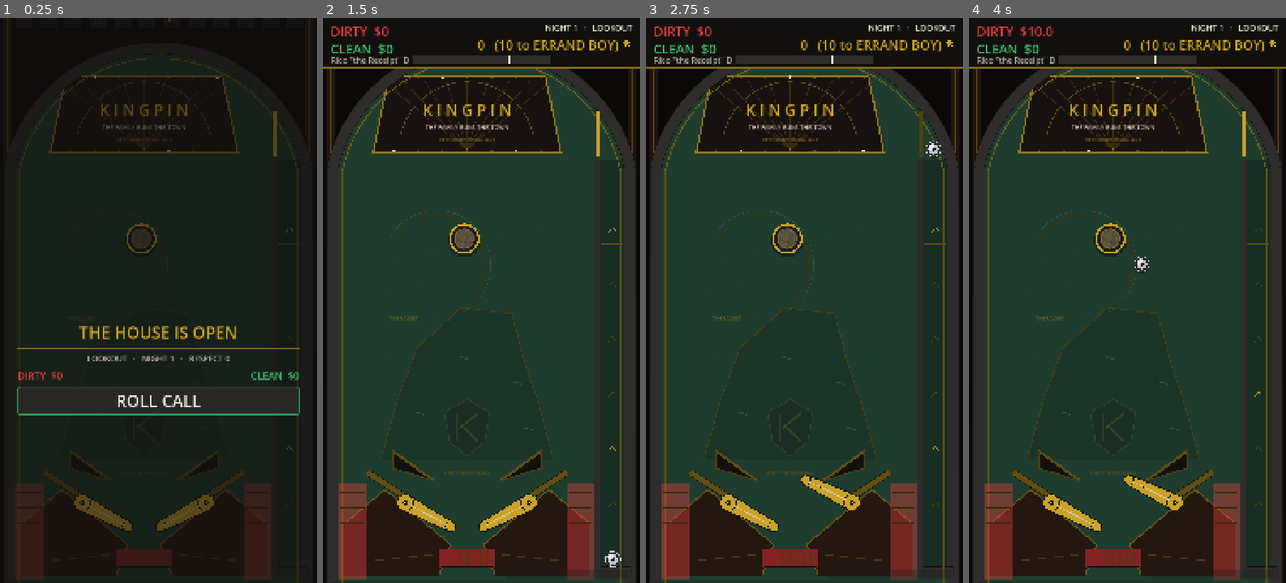
Above: before the commit, frames 1-4 (left to right).
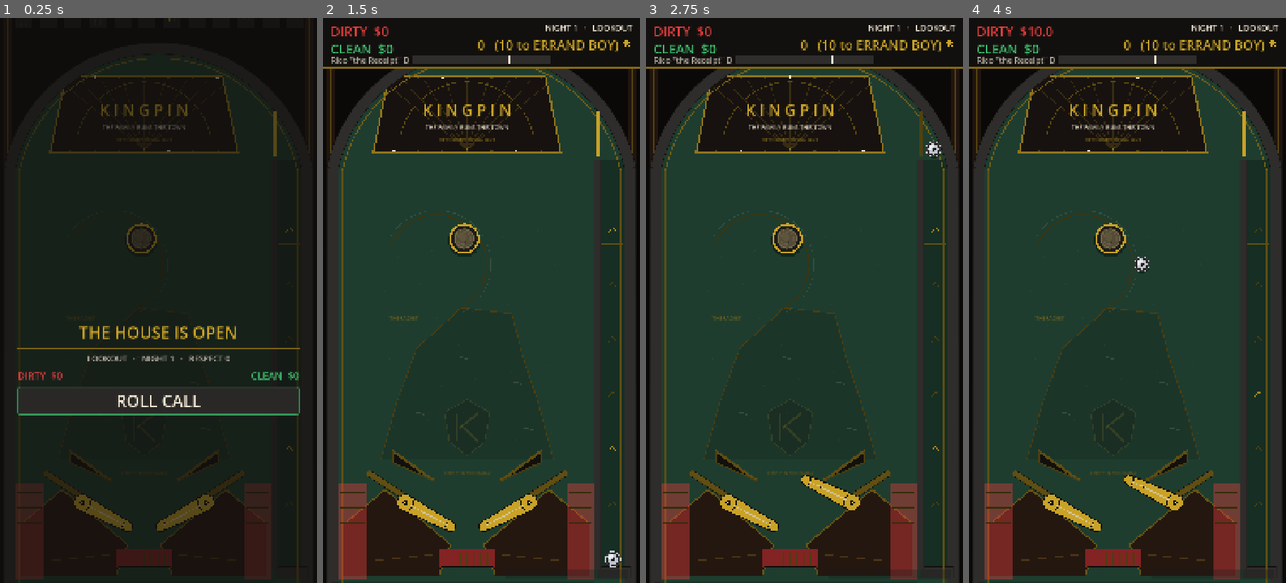
Above: after the commit, the same moments.

Repository: Ironkode787/Mobball
Game: Godot game, scene res://game/main.tscn
Two runs of this game, one before a commit and one after it. Both use one fixed random seed, a clock stepped at 60 frames per second and the inputs below.
Inputs (mouse positions are in pixels of both pictures, inside the frame that each line leads up to):
- Up to frame 1 (0.25 s): no input
- Up to frame 2 (1.5 s): click "ROLL CALL" at 0.5 s; click "START NIGHT" at 1.25 s
- Up to frame 3 (2.75 s): tap Enter at 2 s; move the mouse to (874, 272) at 2.02 s; hold D (flipper_right) from 2.03 s (still down); tap Space (plunger) at 2.1 s; click (874, 272) at 2.17 s
- Up to frame 4 (4 s): release D (flipper_right) at 2.75 s; drag from (1064, 328) to (1111, 238) at 2.77 s; move the mouse to (1159, 176) at 3.52 s; hold D (flipper_right) from 3.53 s (still down); tap Space (plunger) at 3.6 s

The runs differ from the first frame. In frame 2, 0.2% of the frame differs, in the area x 21-70%, y 78-82%; in frame 3, 0.2%; in frame 4, 0.2%.

Commit message:
Widen the inlane so the return feed cannot wedge the ball
Device report: the ball stuck between the return sweep and the sling.
The channel measured 51.2px against a 56px ball, so the feed physically
could not pass, and the pinch landed on the sling's square corner — p0,
the one face with no sensor band — so nothing kicked it loose. Ball
search does reach that spot, but only after five still seconds.

Raising the square corner 20px opens the channel to 67.9px (1.21 ball
widths). The kicker face p1->p2 is untouched, so aim, kick and score are
unchanged; only the dead corner moves. Both feeds mirror the same
constants, so the right lane is fixed with the left.

Guarded twice: test_lane_clearance asserts the channel from the four
constants that produce it, and inlane_sim rolls a real ball down both
sweeps on the bare table, where dead-rubber slings cannot bail it out.
On the old geometry the sim parks at (204, 1506) for 3.9s; on the new it
reaches the flipper still rolling.

Co-Authored-By: Claude Opus 5 <noreply@anthropic.com>
Claude-Session: https://claude.ai/code/session_01XRCW71Jqof5zk81BbVijiV

Diff:
--- a/game/table/segments/progression_table.gd
+++ b/game/table/segments/progression_table.gd
@@ -119,7 +119,7 @@
 const OUTLANE_BOTTOM := 1510.0
 const INLANE_END := Vector2(273.0, 1595.0)
 const SLING_OUTER_TOP := Vector2(230.0, 1435.0)
-const SLING_OUTER_BOTTOM := Vector2(230.0, 1495.0)
+const SLING_OUTER_BOTTOM := Vector2(230.0, 1475.0)
 const SLING_INNER := Vector2(375.0, 1540.0)
 const MIRROR_X := 490.0
 const DRAIN_Y := 1880.0
--- /dev/null
+++ b/tests/sim/inlane_sim.gd
@@ -0,0 +1,128 @@
+extends Node2D
+## Regression for a device report: the ball wedged between the inlane return sweep and the
+## slingshot and sat there. The pinch was 51px wide against a 56px ball, and it landed on the
+## sling's square corner — no sensor band, so no kick. Ball search does reach it, but only
+## after BALL_SEARCH_DELAY (5s) of a dead-still ball, which is not a save, it is a stall.
+##
+## Both feeds are driven here, on the bare starter table: its slings are dead rubber, so
+## nothing can bail the lane out and the geometry has to be right on its own.
+
+const TABLE := preload("res://game/table/table_main.tscn")
+
+## A ball crawling this slowly in the lane is not rolling, it is parked.
+const CRAWL_SPEED := 60.0
+## Well under the table's 5s ball search: the coil must never be what rescues a feed.
+const STALL_LIMIT := 1.0
+const FEED_SPEED := 520.0
+const ARRIVE_RADIUS := 90.0
+const BUDGET_SECONDS := 4.0
+
+var table: Node2D = null
+var failures := 0
+var scenarios := 0
+
+
+func _ready() -> void:
+	table = TABLE.instantiate()
+	add_child(table)
+	table.set("auto_respawn", false)
+	await _run()
+
+
+func _run() -> void:
+	print("== KINGPIN inlane feed sim ==")
+	print("physics %d Hz | ball %.0fpx | stall limit %.2fs"
+			% [Engine.physics_ticks_per_second, Feel.BALL_RADIUS * 2.0, STALL_LIMIT])
+	await _frames(6)
+
+	await _feed(1.0, "left")
+	await _feed(-1.0, "right")
+
+	print("---")
+	print("scenarios: %d  passed: %d  failed: %d" % [scenarios, scenarios - failures, failures])
+	print("OK" if failures == 0 else "FAILED")
+	get_tree().quit(0 if failures == 0 else 1)
+
+
+## Roll a ball down one return sweep and watch it all the way to the flipper.
+func _feed(s: float, side: String) -> void:
+	var a := _mx(ProgressionTable.OUTLANE_X, s, ProgressionTable.OUTLANE_BOTTOM)
+	var b := _mx(ProgressionTable.INLANE_END.x, s, ProgressionTable.INLANE_END.y)
+	var pivot: Vector2 = table.get("flipper_left").position if s > 0.0 \
+			else table.get("flipper_right").position
+
+	# Enter the lane up-field of the pinch, riding the guide's face.
+	var along := (b - a).normalized()
+	var up_lane := _lane_normal(a, b, s)
+	var entry := a.lerp(b, 0.10) + up_lane * (ProgressionTable.GUIDE_THICK * 0.5 \
+			+ Feel.BALL_RADIUS + 2.0)
+
+	table.despawn_ball()
+	await _frames(2)
+	var ball: Ball = table.spawn_ball()
+	ball.place(entry)
+	ball.set_velocity(along * FEED_SPEED)
+
+	var stalled := 0.0
+	var worst := 0.0
+	var arrived := false
+	var where := Vector2.ZERO
+	var tick := 1.0 / float(Engine.physics_ticks_per_second)
+	for i in int(BUDGET_SECONDS * Engine.physics_ticks_per_second):
+		await get_tree().physics_frame
+		if not is_instance_valid(ball):
+			break
+		var p := ball.global_position
+		if p.distance_to(pivot) <= ARRIVE_RADIUS or p.y > pivot.y:
+			arrived = true
+			break
+		# Only the lane itself is under test; a ball that bounces back up-field has not
+		# wedged, and the open playfield is somebody else's scenario.
+		if _near_segment(p, a, b) <= 120.0 and ball.speed() < CRAWL_SPEED:
+			stalled += tick
+			if stalled > worst:
+				worst = stalled
+				where = p
+		else:
+			stalled = 0.0
+
+	print("        %s feed: %s | longest still %.2fs%s" % [
+			side,
+			"reached the flipper" if arrived else "never reached the flipper",
+			worst,
+			"" if worst <= 0.0 else " at (%.0f, %.0f)" % [where.x, where.y]])
+	_check(arrived and worst <= STALL_LIMIT,
+			"%s inlane feeds the flipper without wedging" % side)
+	table.despawn_ball()
+	await _frames(4)
+
+
+## The lane side of the guide bar: whichever normal faces the sling triangle.
+func _lane_normal(a: Vector2, b: Vector2, s: float) -> Vector2:
+	var n := (b - a).normalized().orthogonal()
+	var sling := _mx(ProgressionTable.SLING_INNER.x, s, ProgressionTable.SLING_INNER.y)
+	return n if n.dot(sling - (a + b) * 0.5) > 0.0 else -n
+
+
+func _near_segment(p: Vector2, a: Vector2, b: Vector2) -> float:
+	var ab := b - a
+	var u := clampf((p - a).dot(ab) / ab.length_squared(), 0.0, 1.0)
+	return p.distance_to(a + ab * u)
+
+
+func _mx(x: float, s: float, y: float) -> Vector2:
+	return Vector2(x if s > 0.0 else ProgressionTable.MIRROR_X * 2.0 - x, y)
+
+
+func _check(cond: bool, msg: String) -> void:
+	scenarios += 1
+	if cond:
+		print("  [PASS] " + msg)
+	else:
+		failures += 1
+		printerr("  [FAIL] " + msg)
+
+
+func _frames(n: int) -> void:
+	for i in n:
+		await get_tree().physics_frame
--- /dev/null
+++ b/tests/sim/inlane_sim.tscn
@@ -0,0 +1,6 @@
+[gd_scene load_steps=2 format=3]
+
+[ext_resource type="Script" path="res://tests/sim/inlane_sim.gd" id="1"]
+
+[node name="InlaneSim" type="Node2D"]
+script = ExtResource("1")
--- /dev/null
+++ b/tests/test_lane_clearance.gd
@@ -0,0 +1,83 @@
+extends RefCounted
+## The inlane has to admit a ball. A device report had the ball wedging between the return
+## sweep and the sling triangle: the channel measured 51px against a 56px ball, and the pinch
+## sat on the sling's square corner, which carries no sensor band — so nothing kicked it out.
+##
+## The gap is a consequence of four constants that are edited independently, so it is asserted
+## here rather than left to be re-discovered on a phone.
+
+const T := preload("res://game/table/segments/progression_table.gd")
+
+## A ball rolling a lane needs more than a hairline over its own width, or it wedges on the
+## first bounce. Real inlanes run appreciably wider than the ball.
+const MARGIN := 1.15
+
+
+func run(t: TestCtx) -> void:
+	var diameter := Feel.BALL_RADIUS * 2.0
+	var need := diameter * MARGIN
+
+	t.begin("inlane admits the ball")
+	var gap := _channel_gap()
+	t.ok(gap >= diameter,
+			"inlane channel %.1fpx is narrower than the %.1fpx ball" % [gap, diameter])
+	t.ok(gap >= need,
+			"inlane channel %.1fpx leaves no rolling room (want >= %.1fpx)" % [gap, need])
+
+	t.begin("the pinch is not on the sling's dead corner")
+	# The square corner (p0) has no face sensor: a ball resting against it is never kicked
+	# free. Keep it the *widest* part of the channel, not the narrowest.
+	var corner_clear := _dist_to_bar(T.SLING_OUTER_BOTTOM) - _guide_half()
+	t.ok(corner_clear >= need,
+			"sling square corner clears the return by only %.1fpx" % corner_clear)
+
+	t.begin("outlane stays passable")
+	var out_gap := _outlane_gap()
+	t.ok(out_gap >= diameter,
+			"outlane channel %.1fpx is narrower than the %.1fpx ball" % [out_gap, diameter])
+
+
+func _guide_half() -> float:
+	return T.GUIDE_THICK * 0.5
+
+
+func _tri() -> Array[Vector2]:
+	return [T.SLING_OUTER_BOTTOM, T.SLING_INNER, T.SLING_OUTER_TOP]
+
+
+## Narrowest point of the return sweep, measured from the guide's face to the triangle.
+func _channel_gap() -> float:
+	var a: Vector2 = Vector2(T.OUTLANE_X, T.OUTLANE_BOTTOM)
+	var b: Vector2 = T.INLANE_END
+	return _sweep(a, b) - _guide_half()
+
+
+func _outlane_gap() -> float:
+	var a := Vector2(T.OUTLANE_X, T.OUTLANE_TOP)
+	var b := Vector2(T.OUTLANE_X, T.OUTLANE_BOTTOM)
+	return _sweep(a, b) - _guide_half()
+
+
+## Walk a guide's centreline and return the closest approach to the sling triangle.
+func _sweep(a: Vector2, b: Vector2) -> float:
+	var closest := INF
+	var steps := 400
+	var tri := _tri()
+	for i in range(steps + 1):
+		var p := a.lerp(b, float(i) / float(steps))
+		for j in range(3):
+			closest = minf(closest, _point_to_seg(p, tri[j], tri[(j + 1) % 3]))
+	return closest
+
+
+func _dist_to_bar(p: Vector2) -> float:
+	return _point_to_seg(p, Vector2(T.OUTLANE_X, T.OUTLANE_BOTTOM), T.INLANE_END)
+
+
+func _point_to_seg(p: Vector2, a: Vector2, b: Vector2) -> float:
+	var ab := b - a
+	var len2 := ab.length_squared()
+	if len2 <= 0.0:
+		return p.distance_to(a)
+	var u := clampf((p - a).dot(ab) / len2, 0.0, 1.0)
+	return p.distance_to(a + ab * u)
Not shown, added: tests/sim/inlane_sim.gd.uid
Not shown, added: tests/test_lane_clearance.gd.uid
Not shown, changed: build/kingpin-debug.apk
